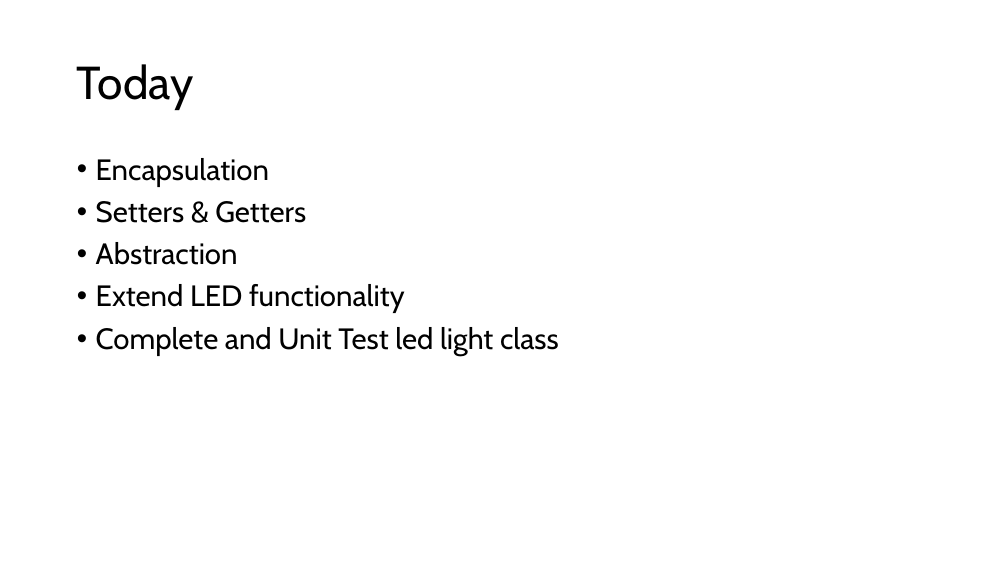
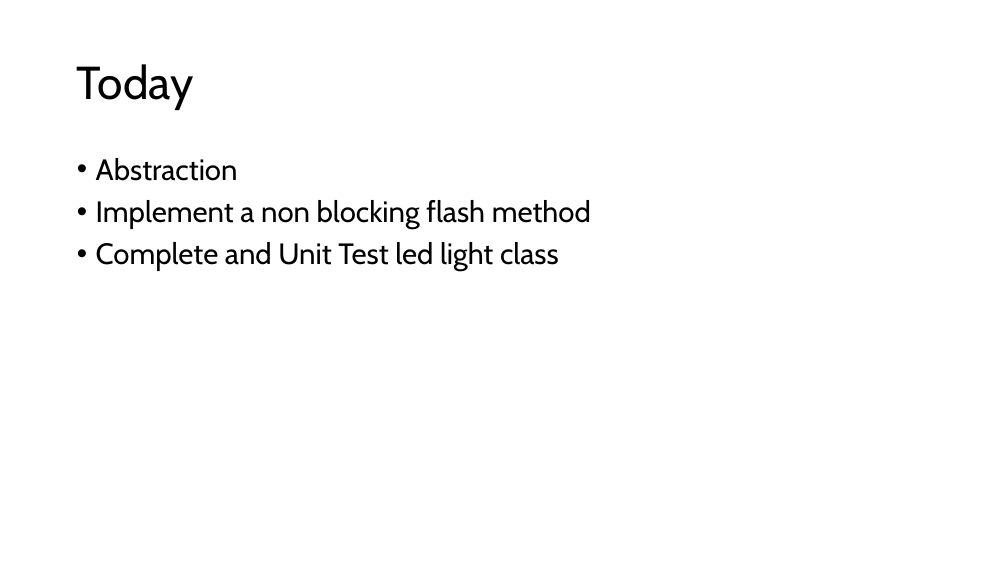
Before and after one commit to TempeHS/MicroPython_OOP_Pi_Pico_Mini_Project_Source, a slide deck: slide 3 of tutorials/presentations/Lecture3.pptx. Drawn at 1008x567 pixels with LibreOffice and Linux fonts; fonts in the diff are those of the drawing. Boxes give left, top, right and bottom in pixels: in the first picture for what was removed or moved away, otherwise in the second. Text is boxed around its words. In the diff, an @@ line names an element or a change of style, - is before the commit and + after.

```diff
--- a/tutorials/presentations/Lecture3.pptx
+++ b/tutorials/presentations/Lecture3.pptx
@@ text at (96, 158, 306, 223): paragraphs removed @@
-• Encapsulation
-• Setters & Getters
@@ text at (96, 200, 591, 229): text changed @@
-• Extend LED functionality
+• Implement a non blocking flash method
```
Also in this commit, not shown: 2 other slides changed, 5 slides added, 1 slide removed, 14 other files.
